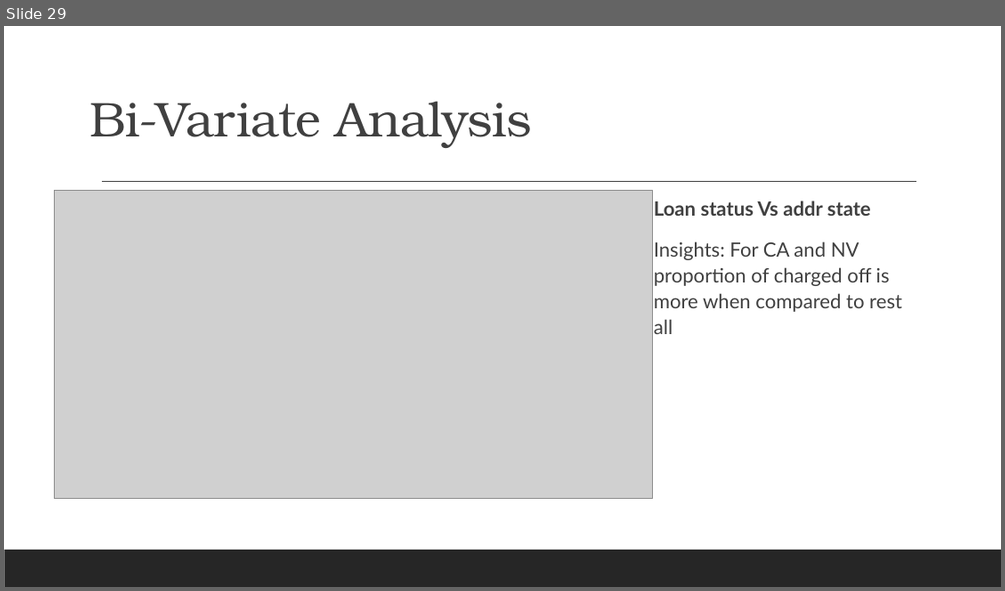
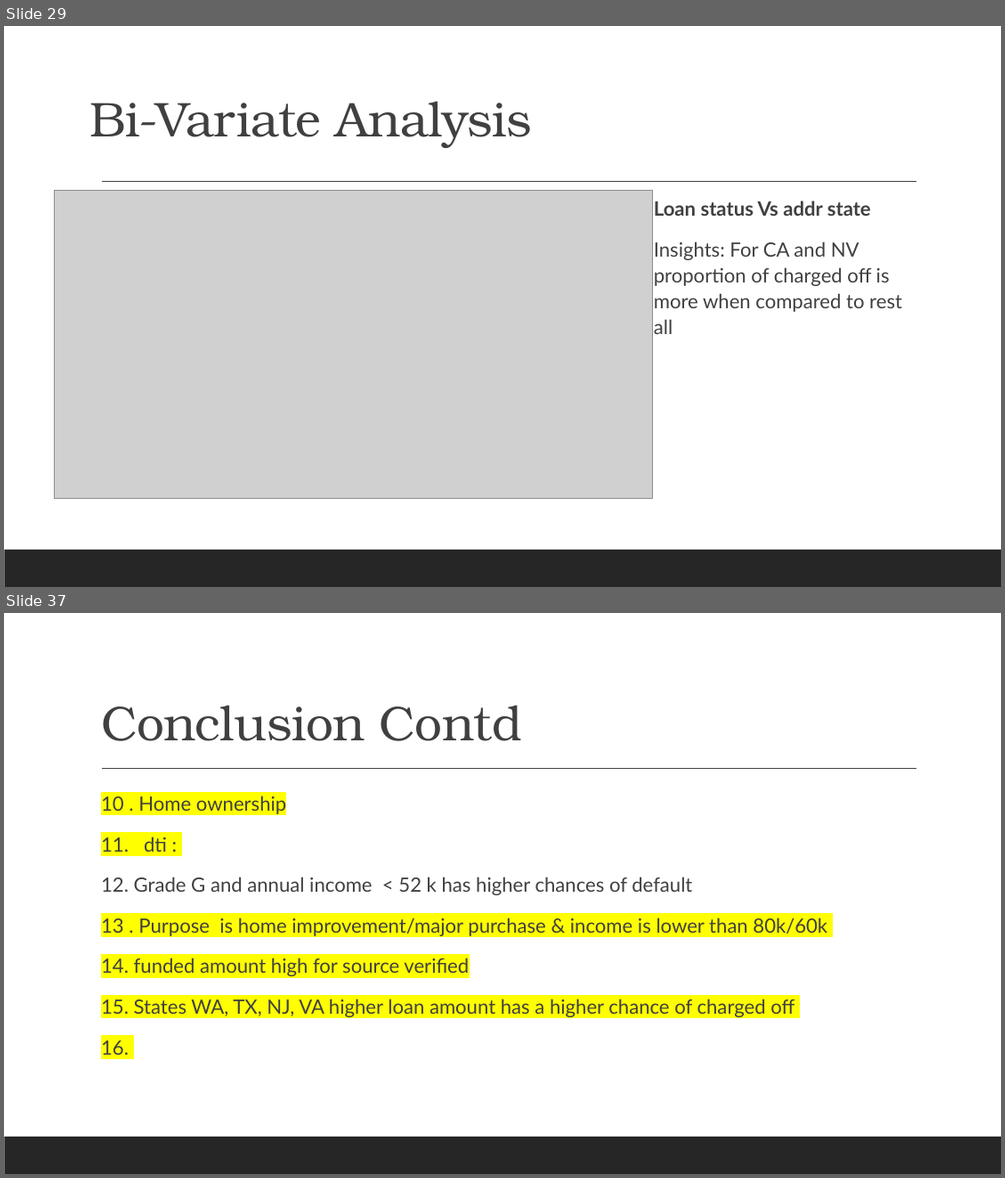
Before and after one commit to shrutich91/LENDING-CLUB-CASE-STUDY, a slide deck: Lending Club Case Study.pptx. Shown one above the other, each under a label of ours: slide 29 before the commit, slides 29 and 37 after it; the slides between them are not shown. The pictures are 1005x591 and 1005x1178 pixels, drawn with LibreOffice and Linux fonts; fonts in the diff are those of the drawing; grey boxes stand for pictures. Boxes give left, top, right and bottom in pixels: in the first picture for what was removed or moved away, otherwise in the second. Text is boxed around its words. In the diff, an @@ line names an element or a change of style, - is before the commit and + after.

```diff
--- a/Lending Club Case Study.pptx
+++ b/Lending Club Case Study.pptx
@@ slide 37 added at bbox=[4, 613, 1001, 1174], background #FFFFFF; not listed: 2 template elements that a slide beside it also shows @@
@@ title added at bbox=[101, 705, 522, 741], 47 pt, text #404040 @@
+Conclusion Contd
@@ text added at bbox=[101, 795, 827, 1054], 19 pt, text #404040 @@
+  10 . Home ownership
+  11. dti :
+  12. Grade G and annual income < 52 k has higher chances of default
+  13 . Purpose is home improvement/major purchase & income is lower than 80k/60k
+  14. funded amount high for source verified
+  15. States WA, TX, NJ, VA higher loan amount has a higher chance of charged off
+  16.
```
Also in this commit, not shown: 3 slides changed, 7 other slides added, 1 other file.
